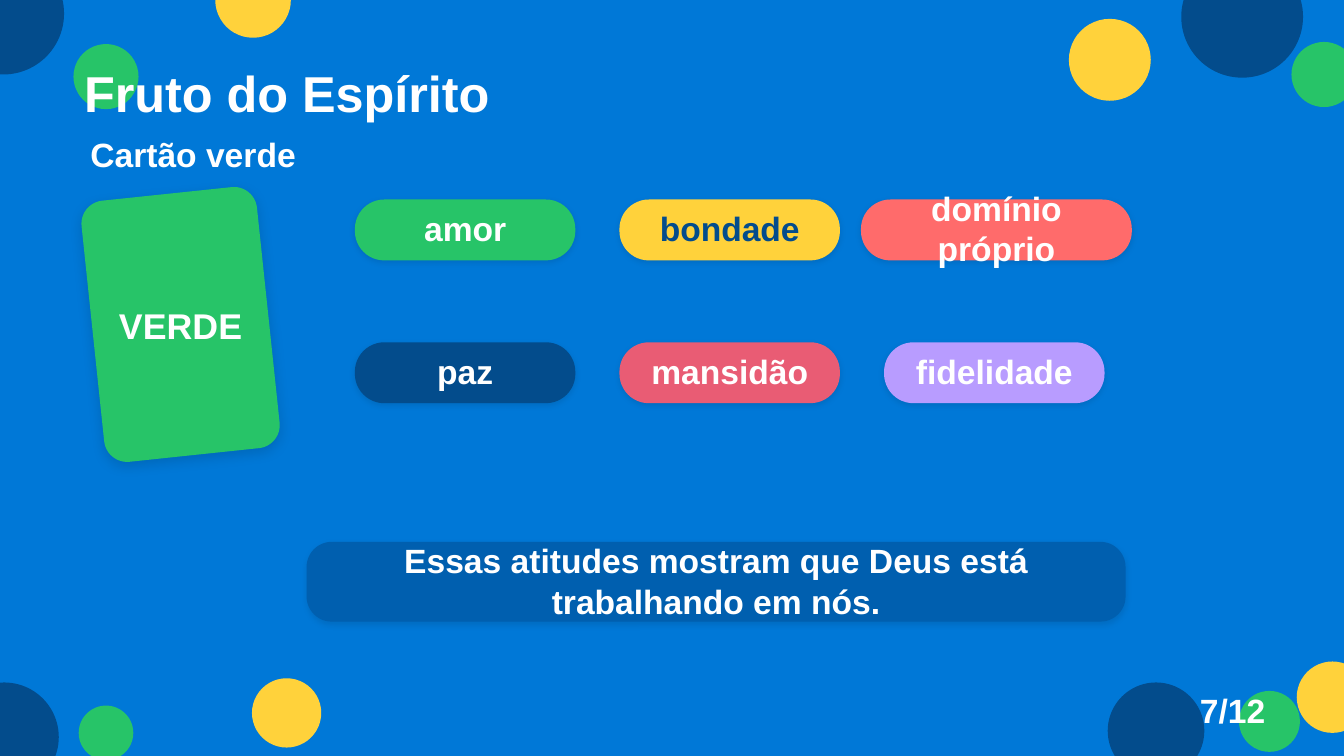
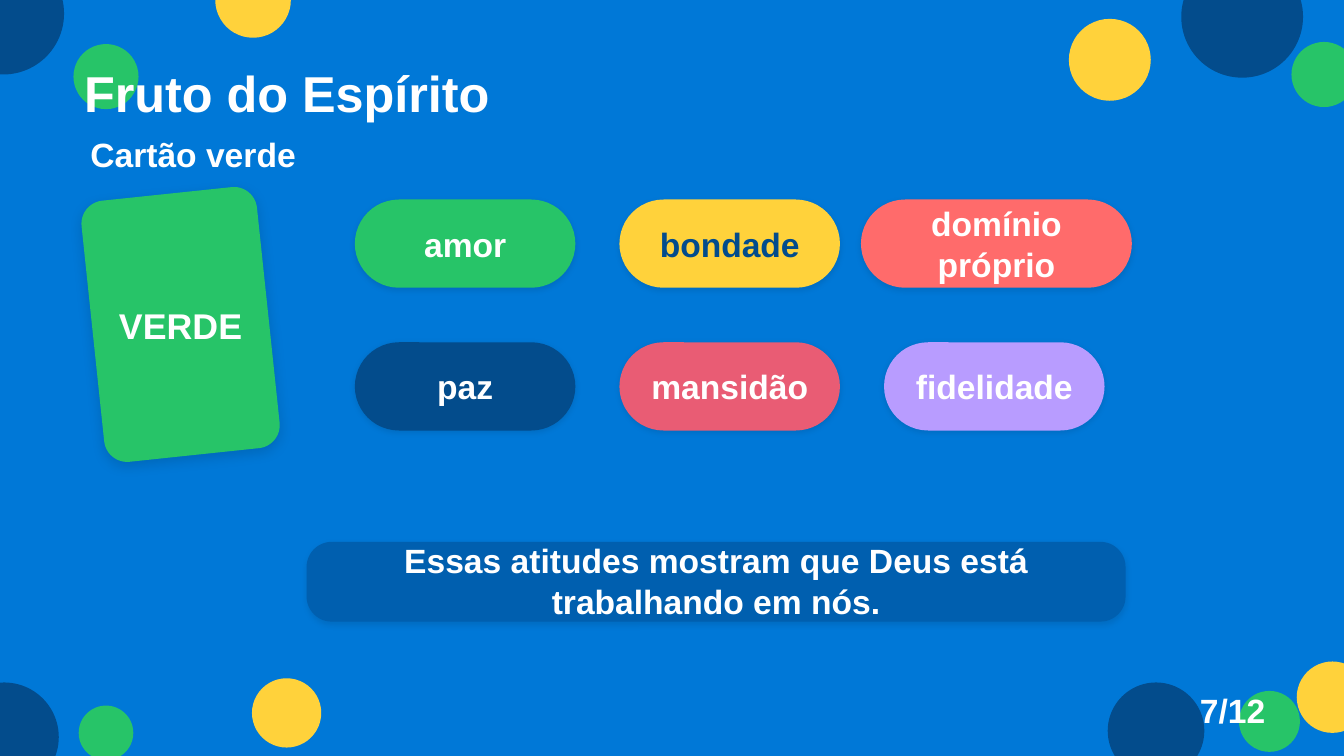
Before and after one commit to rodrigoasouza93/cultokids, a slide deck: slide 7 of apresentacoes/2026-06-29-jogando-limpo/culto-kids-2026-06-29-jogando-limpo.pptx. Drawn at 1344x756 pixels with LibreOffice and Linux fonts; fonts in the diff are those of the drawing. Boxes give left, top, right and bottom in pixels: in the first picture for what was removed or moved away, otherwise in the second. Text is boxed around its words. In the diff, an @@ line names an element or a change of style, - is before the commit and + after.

```diff
--- a/apresentacoes/2026-06-29-jogando-limpo/culto-kids-2026-06-29-jogando-limpo.pptx
+++ b/apresentacoes/2026-06-29-jogando-limpo/culto-kids-2026-06-29-jogando-limpo.pptx
@@ rounded rectangle: place and size @@
-rounded rectangle at <box>355,200,576,260</box>
+rounded rectangle at <box>355,200,576,288</box>
@@ text "amor": place and size @@
-text "amor" at <box>424,223,506,242</box>
+text "amor" at <box>424,239,506,258</box>
@@ rounded rectangle: place and size @@
-rounded rectangle at <box>620,200,841,260</box>
+rounded rectangle at <box>620,200,841,288</box>
@@ text "bondade": place and size @@
-text "bondade" at <box>660,216,800,242</box>
+text "bondade" at <box>660,232,800,258</box>
@@ rounded rectangle: place and size @@
-rounded rectangle at <box>861,200,1132,260</box>
+rounded rectangle at <box>861,200,1132,288</box>
@@ text "domínio próprio": place and size @@
-text "domínio próprio" at <box>931,194,1062,268</box>
+text "domínio próprio" at <box>931,211,1062,284</box>
@@ rounded rectangle: place and size @@
-rounded rectangle at <box>355,343,576,403</box>
+rounded rectangle at <box>355,343,576,432</box>
@@ text "paz": place and size @@
-text "paz" at <box>437,366,493,391</box>
+text "paz" at <box>437,381,493,406</box>
@@ rounded rectangle: place and size @@
-rounded rectangle at <box>620,343,841,403</box>
+rounded rectangle at <box>620,343,841,432</box>
@@ text "mansidão": place and size @@
-text "mansidão" at <box>651,359,808,385</box>
+text "mansidão" at <box>651,374,808,400</box>
@@ proportions changed in 6 elements at <box>861,200,1132,288</box>, <box>355,200,576,288</box>, <box>620,200,841,288</box>, <box>620,343,841,432</box>, <box>355,343,576,432</box>, <box>884,343,1105,432</box> @@
@@ rounded rectangle: place and size @@
-rounded rectangle at <box>884,343,1105,403</box>
+rounded rectangle at <box>884,343,1105,432</box>
@@ text "fidelidade": place and size @@
-text "fidelidade" at <box>916,360,1073,384</box>
+text "fidelidade" at <box>916,375,1073,399</box>
```
Also in this commit, not shown: 4 other slides changed, 4 other files.
